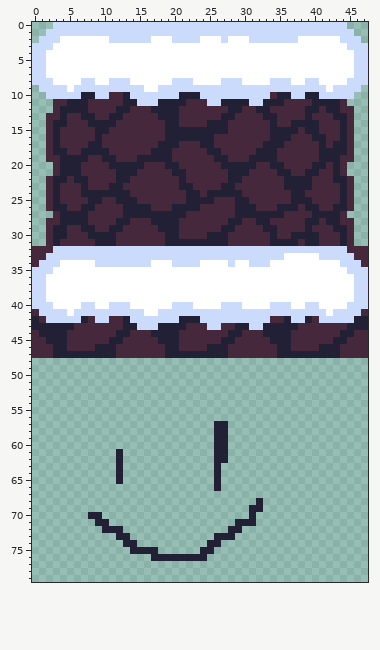
Edited in one commit: sprite sheet (1st Semester Creative Project/Assets/Level 1 Tileset.png). That is the earlier state.
The file is 48x80 pixels.
New version:
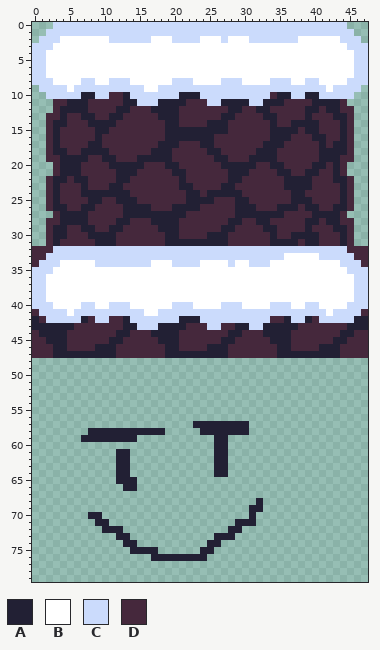
Palette (. is transparent): A #222034  B #ffffff  C #cbdbfc  D #45283c
The edit:
There is now colour A in row 57 at x 23 to 25 and 28 to 30; in row 58 at x 8 to 18, 24 to 25 and 28 to 30; in row 59 at x 7 to 14; in rows 61 to 62 at x 13; in rows 63 to 64 at x 13 and 27; in rows 65 to 66 at x 13 to 14.
The edit erases colour A in rows 65 to 66 at x 26.
Changed places in both pictures, as pixel boxes (x1, y1, x2, y2):
changed: (81, 421, 249, 491)
